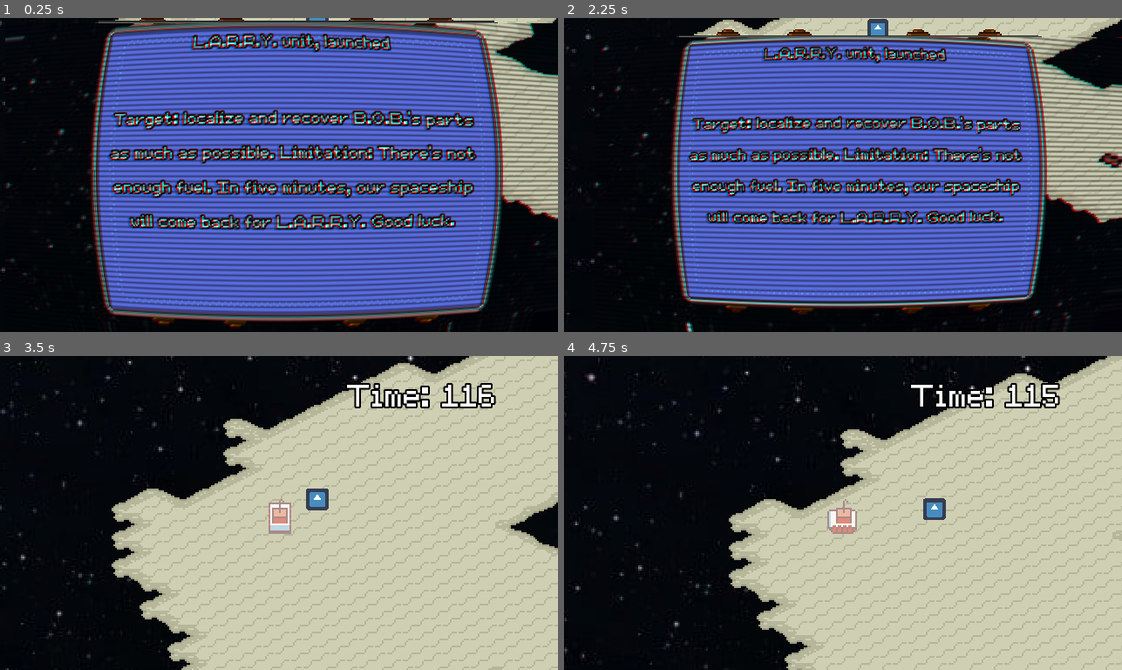
Above: before the commit, frames 1-4 (two rows, left to right).
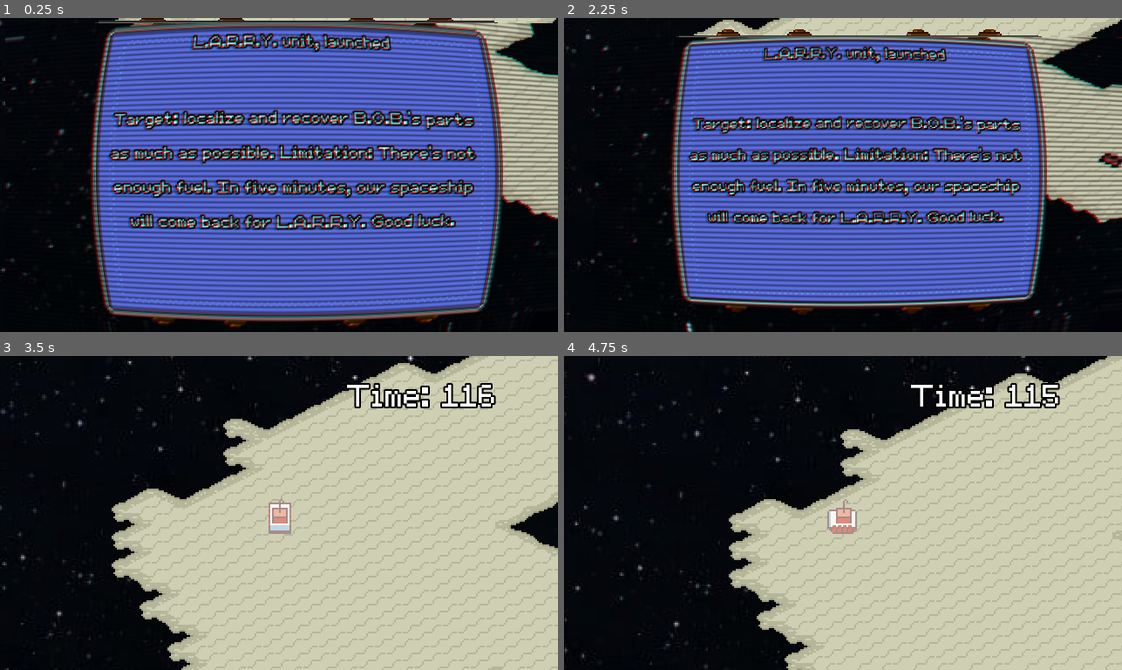
Above: after the commit, the same moments.

Repository: agustinoli/GodotWildJam49
Game: Godot game, scene res://Level/Level.tscn
Two runs of this game, one before a commit and one after it. Both use one fixed random seed, a clock stepped at 60 frames per second and the inputs below. This scene is started directly instead of the project's main scene. The engine's default icon, where the game draws it, is replaced by a stand-in: a white triangle on a blue panel in a dark square. Sound files missing from this copy of the repository are replaced by a short silence.
Inputs (mouse positions are in pixels of both pictures, inside the frame that each line leads up to):
- Up to frame 1 (0.25 s): no input
- Up to frame 2 (2.25 s): tap Enter (ui_accept) at 0.5, 0.6, 1.25, 1.35, 2 s; move the mouse to (965, 159) at 0.52 s; hold D (Right) 0.53-1.28 s; tap Space (Jump) at 0.77, 1.52 s; move the mouse to (731, 190) at 1.27 s; hold S (Down) 1.28-2.03 s; move the mouse to (898, 105) at 2.02 s; hold D (Right) from 2.03 s (still down); tap Mouse wheel up (zoom_in) at 2.1 s
- Up to frame 3 (3.5 s): tap Enter (ui_accept) at 2.3, 2.75, 3.05 s; move the mouse to (251, 575) at 2.77 s; release D (Right) at 2.78 s; hold W (Up) from 2.78 s (still down); tap Mouse wheel down (zoom_out) at 2.85 s; tap Space (Jump) at 3.02 s
- Up to frame 4 (4.75 s): move the mouse to (1010, 560) at 3.52 s; release W (Up) at 3.53 s; hold A (Left) from 3.53 s (still down); tap Backspace at 3.6 s; tap Space (Jump) at 3.77, 4.52 s; tap Enter (ui_accept) at 3.8, 4.55 s; move the mouse to (675, 465) at 4.27 s; tap Keypad Enter at 4.35 s

The runs differ from the first frame. In frame 1, less than 0.1% of the frame differs, in the area x 54-59%, y 0-1%; in frame 2, 0.2%; in frame 3, 0.3%, in the area x 54-59%, y 42-50%; in frame 4, 0.3%.

Commit message:
Fix robotpart timer and improve BSOD

Diff:
--- a/BlueScreen/BlueScreen.tscn
+++ b/BlueScreen/BlueScreen.tscn
@@ -25,17 +25,18 @@
 align = 1
 
 [node name="Prompt" type="Label" parent="."]
-margin_left = 68.0
+margin_left = 55.0
 margin_top = 29.0
-margin_right = 146.0
-margin_bottom = 47.0
+margin_right = 270.0
+margin_bottom = 61.0
 text = "TASK_BLUE_SCREEN"
+autowrap = true
 
 [node name="Target" type="Label" parent="."]
 margin_left = 111.0
-margin_top = 49.0
+margin_top = 70.0
 margin_right = 186.0
-margin_bottom = 67.0
+margin_bottom = 88.0
 
 [node name="CRT" type="ColorRect" parent="."]
 material = ExtResource( 2 )
--- a/BlueScreen/Trigger.tscn
+++ b/BlueScreen/Trigger.tscn
@@ -1,13 +1,11 @@
-[gd_scene load_steps=4 format=2]
+[gd_scene load_steps=3 format=2]
 
 [ext_resource path="res://BlueScreen/Trigger.gd" type="Script" id=1]
-[ext_resource path="res://icon.png" type="Texture" id=2]
 
 [sub_resource type="CircleShape2D" id=1]
 
 [node name="Trigger" type="Sprite"]
 scale = Vector2( 0.2, 0.19533 )
-texture = ExtResource( 2 )
 script = ExtResource( 1 )
 
 [node name="Area2D" type="Area2D" parent="."]
--- a/RobotPart/RobotPart.gd
+++ b/RobotPart/RobotPart.gd
@@ -7,7 +7,6 @@
 
 func _ready():
 	key_name = InputMap.get_action_list("ui_accept")[0].as_text()
-	timer = GlobalTimer.add_timeout(self, "modulate_sprite", 0.5, false, false)
 	$AudioStreamPlayer2D.set_stream(load("res://Assets/Sounds/Sparks.wav"))
 	$Label.text = ""
 	$Area2D/Sprite.texture = load(str("res://Assets/Images/RobotParts/", self.get_name(), ".png"))
@@ -18,7 +17,6 @@
 
 func _process(_delta):
 	if player_inside and Input.is_action_just_pressed("ui_accept"):
-		GlobalTimer.delete_timeout(timer)
 		get_parent().get_parent().part_picked()
 		self.disconnect("body_exited", self, "_on_RobotPart_body_exited") # Debido a un bugsito
 		queue_free()
@@ -26,6 +24,7 @@
 
 func _on_RobotPart_body_entered(body):
 	if body.get_name() == "Player":
+		timer = GlobalTimer.add_timeout(self, "modulate_sprite", 0.5, false, false)
 		GlobalTimer.start_timeout(timer)
 		player_inside = true
 		$Label.text = str(tr("PRESS"), " ", key_name)
@@ -33,7 +32,7 @@
 
 func _on_RobotPart_body_exited(body):
 	if body.get_name() == "Player":
-		GlobalTimer.stop_timeout(timer)
+		GlobalTimer.delete_timeout(timer)
 		$Area2D/Sprite.modulate.a = 1
 		player_inside = false
 		$Label.text = ""
Not shown, changed: addons/GameTemplate/Localization/Localization.csv
